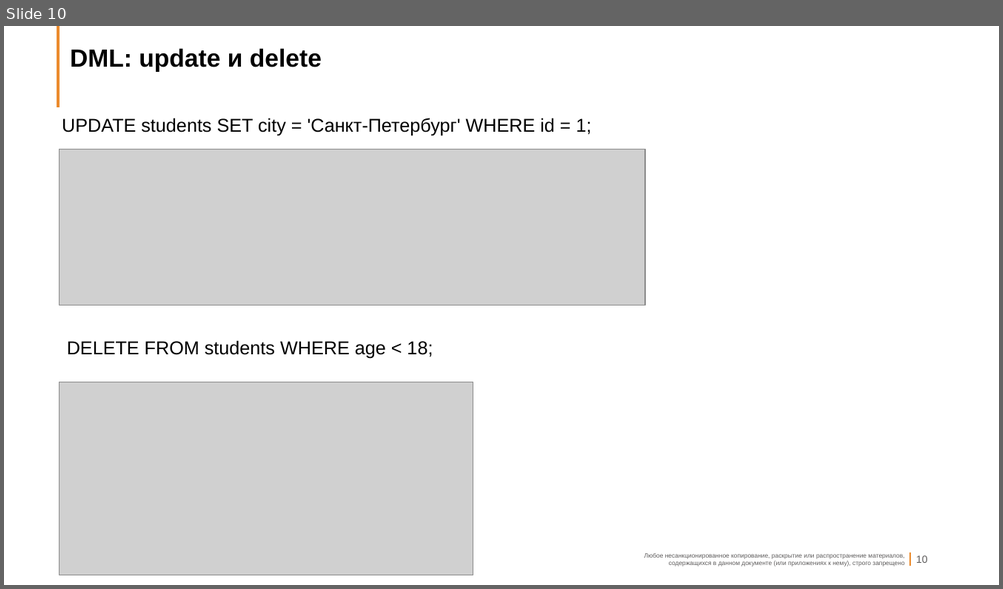
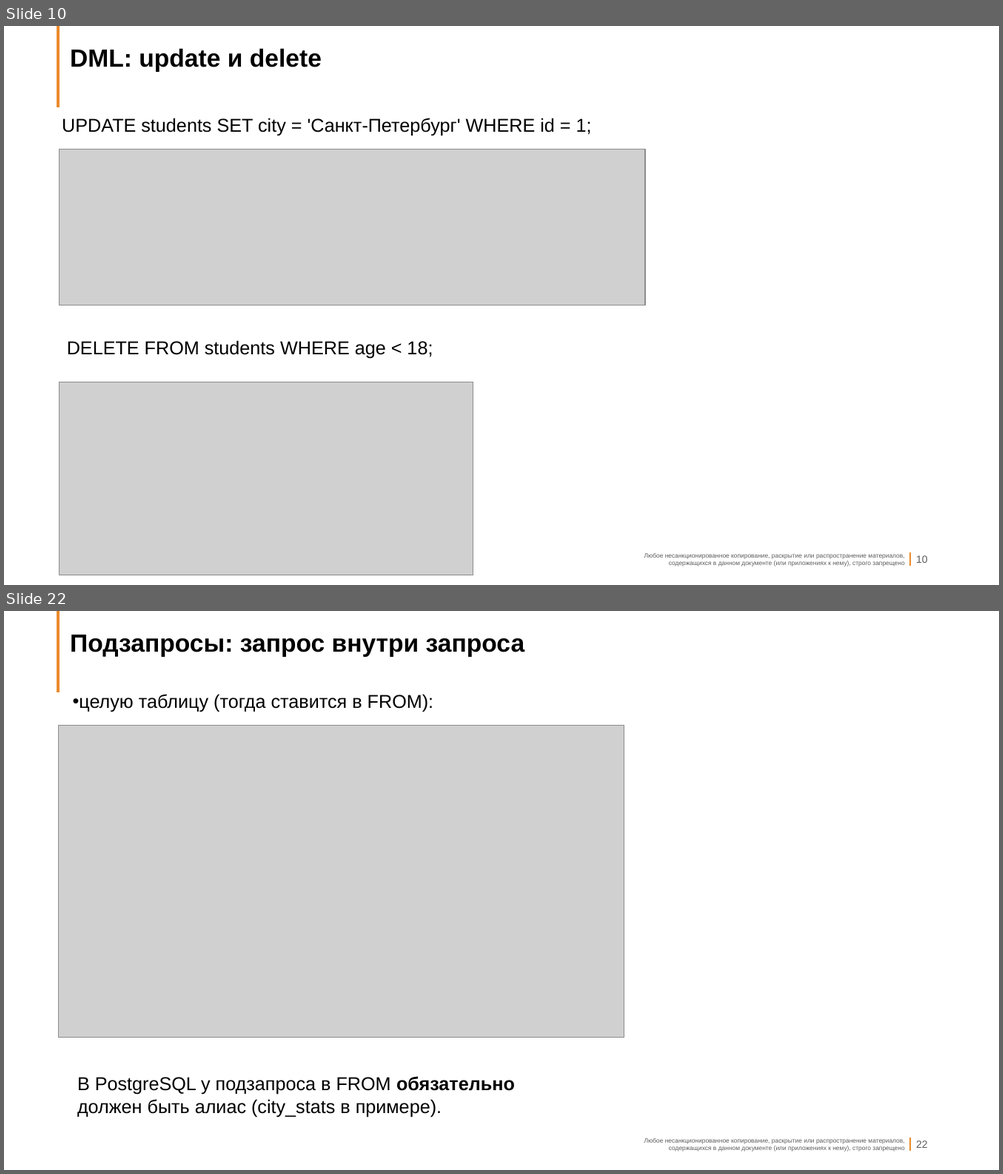
Before and after one commit to vivyako/it-24107, a slide deck: Лекция2_Основы_SQL.pptx. Shown one above the other, each under a label of ours: slide 10 before the commit, slides 10 and 22 after it; the slides between them are not shown. The pictures are 1003x589 and 1003x1174 pixels, drawn with LibreOffice and Linux fonts; fonts in the diff are those of the drawing; grey boxes stand for pictures; background and template pictures are left out. Boxes give left, top, right and bottom in pixels: in the first picture for what was removed or moved away, otherwise in the second. Text is boxed around its words. In the diff, an @@ line names an element or a change of style, - is before the commit and + after.

```diff
--- a/Лекция2_Основы_SQL.pptx
+++ b/Лекция2_Основы_SQL.pptx
@@ slide 22 added at (x1=4, y1=611, x2=999, y2=1170), background #FFFFFF; not listed: 5 template elements that a slide beside it also shows @@
@@ title added at (x1=70, y1=635, x2=525, y2=657), 24 pt, text #000000, bold @@
+Подзапросы: запрос внутри запроса
@@ text added at (x1=73, y1=694, x2=433, y2=712), 18 pt, text #000000 @@
+• целую таблицу (тогда ставится в FROM):
@@ picture added at (x1=59, y1=725, x2=624, y2=1038) @@
@@ text added at (x1=77, y1=1076, x2=515, y2=1117), 18 pt, text #000000 @@
+В PostgreSQL у подзапроса в FROM обязательно должен быть алиас (city_stats в примере).
```
Also in this commit, not shown: 1 slide changed, 19 other slides added.
